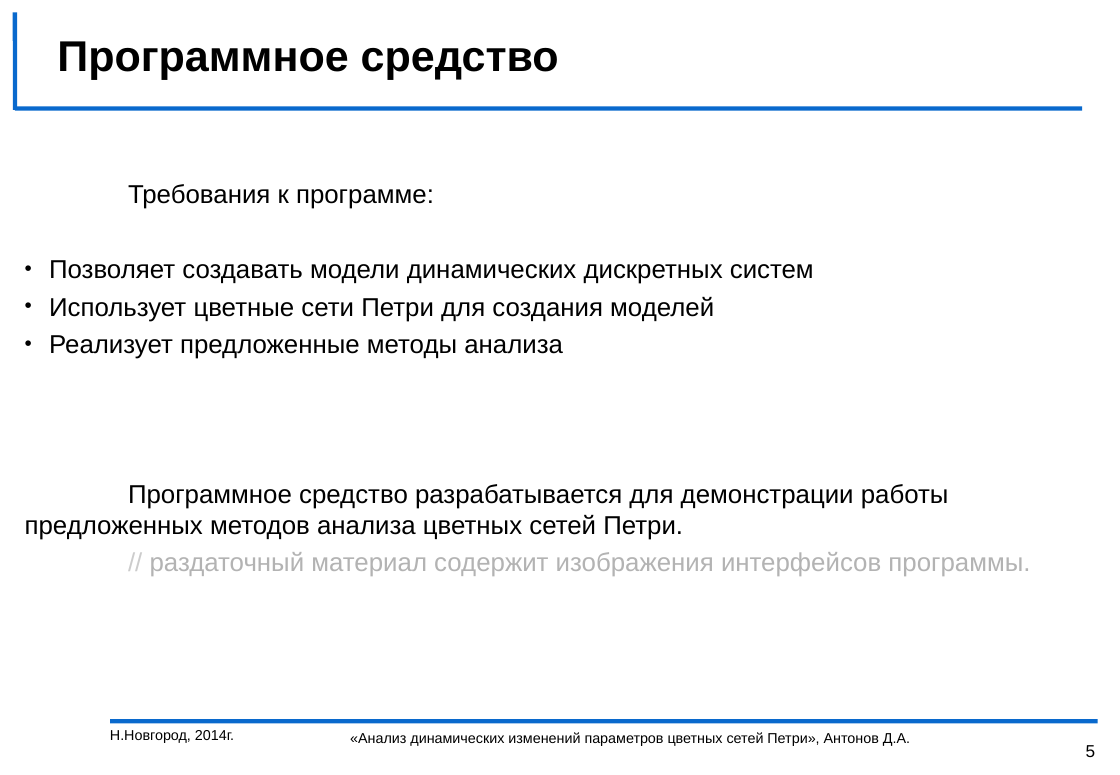
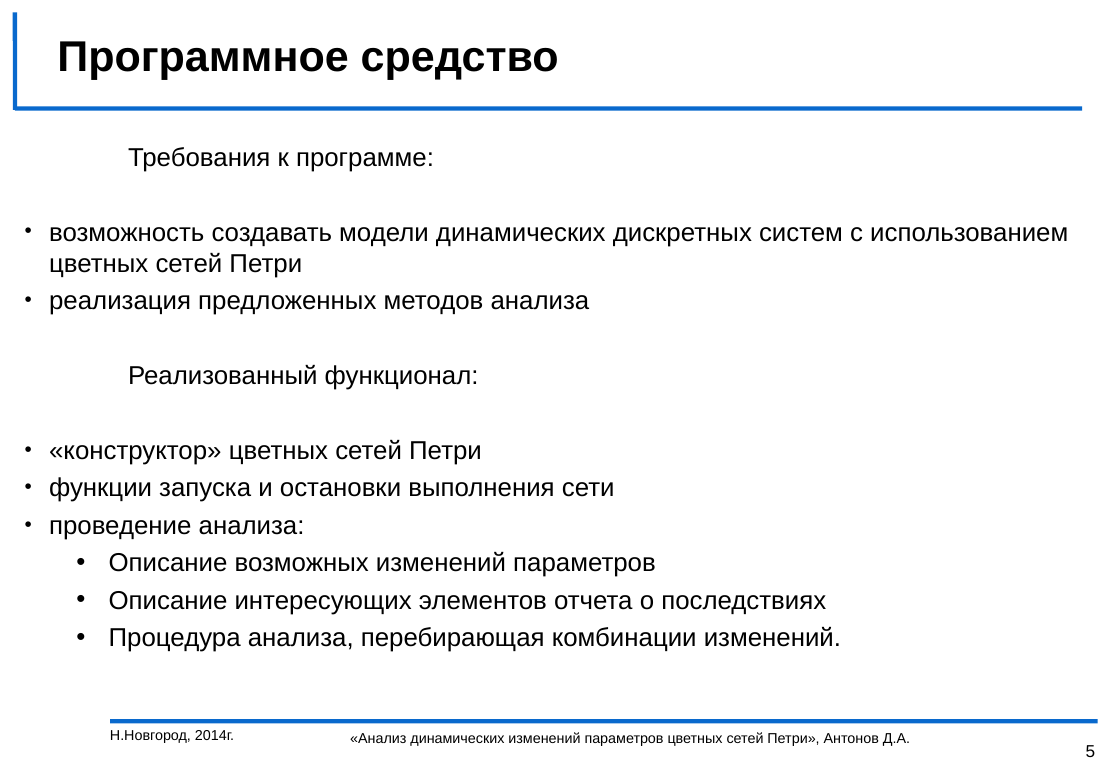
Before and after one commit to DeantoPrivate/myPetri, a slide deck: slide 5 of диплом/презентация и выступление/презентация.ppt. Drawn at 1120x775 pixels with LibreOffice and Linux fonts; fonts in the diff are those of the drawing; background and template pictures are left out. Boxes give left, top, right and bottom in pixels: in the first picture for what was removed or moved away, otherwise in the second. Text is boxed around its words. In the diff, an @@ line names an element or a change of style, - is before the commit and + after.

```diff
--- a/диплом/презентация и выступление/презентация.ppt
+++ b/диплом/презентация и выступление/презентация.ppt
@@ text at <box>49,227,1068,652</box>: text changed @@
-• Позволяет создавать модели динамических дискретных систем
-• Использует цветные сети Петри для создания моделей
-• Реализует предложенные методы анализа
-Программное средство разрабатывается для демонстрации работы предложенных методов анализа цветных сетей Петри.
-// раздаточный материал содержит изображения интерфейсов программы.
+• возможность создавать модели динамических дискретных систем с использованием цветных сетей Петри
+• реализация предложенных методов анализа
+Реализованный функционал:
+• «конструктор» цветных сетей Петри
+• функции запуска и остановки выполнения сети
+• проведение анализа:
+  • Описание возможных изменений параметров
+  • Описание интересующих элементов отчета о последствиях
+  • Процедура анализа, перебирающая комбинации изменений.
```
Also in this commit, not shown: 5 other slides changed, 1 other file.
